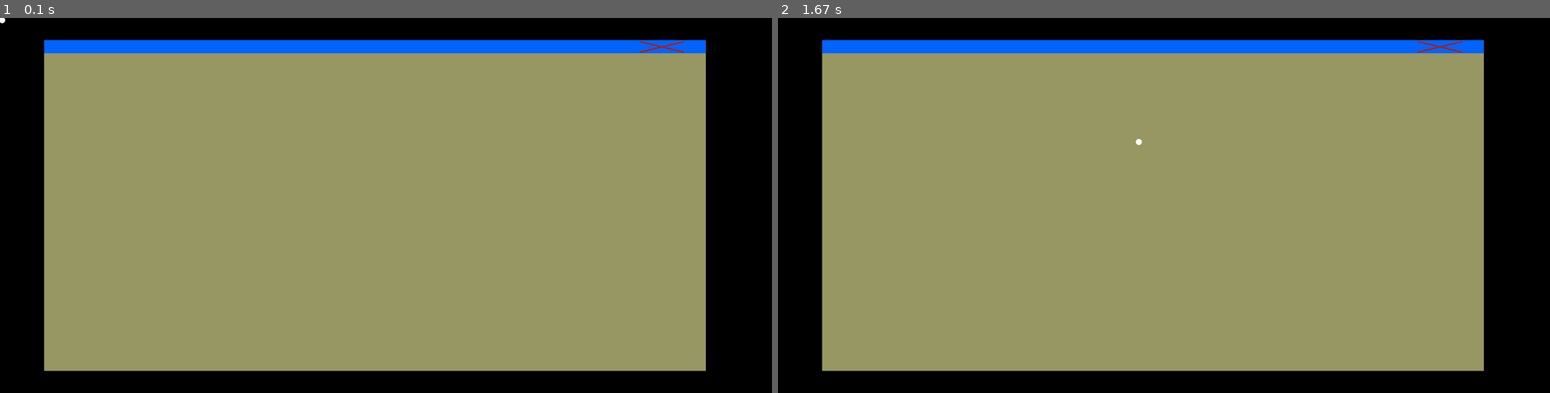
Above: before the commit, frames 1-2 (left to right).
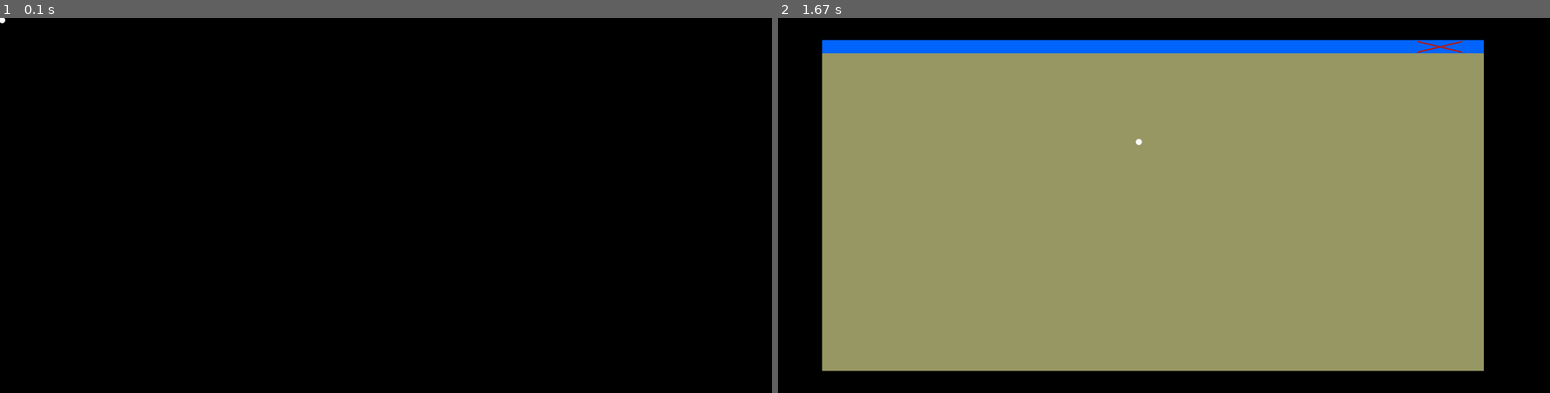
Above: after the commit, the same moments.

Repository: pfe-rs/zr-s-2024-pygame-gui
Game: pygame game, started from Projekat.py
Two runs of this game, one before a commit and one after it. Both use one fixed random seed, a clock stepped at 60 frames per second and the inputs below.
Inputs (mouse positions are in pixels of both pictures, inside the frame that each line leads up to):
- Up to frame 1 (0.1 s): no input
- Up to frame 2 (1.67 s): hold W 0.33-0.8 s; move the mouse to (1133, 220) at 0.37 s; click (924, 291) at 0.88 s; click (978, 130) at 1.22 s; click (1140, 141) at 1.55 s

The runs differ from the first frame. In frame 1, 76% of the frame differs, in the area x 5-92%, y 5-95%; in frame 2, nothing differs.

Commit message:
otvori prozor pritiskom w dugmeta

Diff:
--- a/Projekat.py
+++ b/Projekat.py
@@ -8,11 +8,12 @@
 pygame.display.flip()
 running = True
 prozori=[]
-prozori.append(Prozor(100,50,1500,750,'a'))
 while running:
     for event in pygame.event.get():
         if (event.type == pygame.KEYDOWN and event.key == pygame.K_u) or event.type==pygame.QUIT:
             running = False
+        if event.type == pygame.KEYDOWN and event.key == pygame.K_w:
+            prozori.append(Prozor(100,50,1500,750,'a'))
         if event.type==pygame.MOUSEBUTTONDOWN:
             for prozor in prozori:
                 if(x>=prozor.x and x<=prozor.x+prozor.width) and (y>prozor.y and y<prozor.y+prozor.height):
